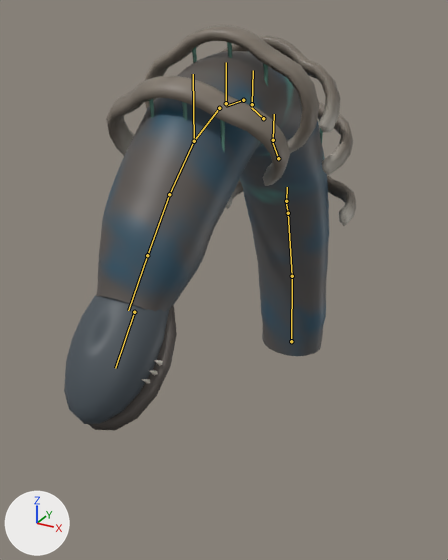
The glTF model assets/creatures/hullgnaw/hullgnaw.glb, before and after one commit.
Rendered twice from a camera (50 mm lens) standing at (2.28, -4.43, 3.04) and looking at (-0.13, -0.05, 0.85). The axes (+X, +Y, +Z) are drawn at lower left. The lights are the same throughout. The picture after the commit comes second. The bones that change, and the others that lie on the model, are drawn over the model as lines.

In view in the first picture: 'hullgnaw'.
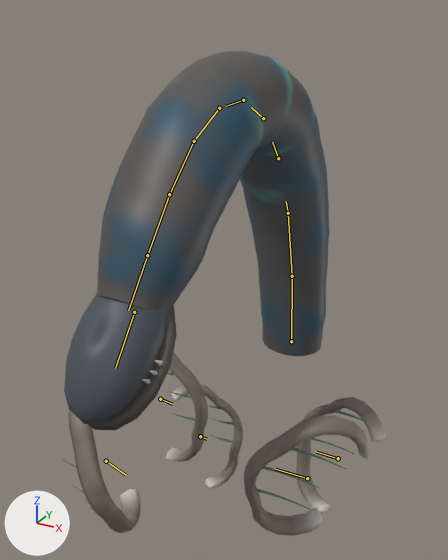
The newer file adds an action. The first version stands in its rest pose; the second is drawn at frame 44 of the action 'phase_break'.

Location of each change, (x1, y1, x2, y2) in pixels of the pictures (448 x 560 px):
'hullgnaw', posed (9% narrower, 6% shorter): before (64, 25, 356, 430); after (64, 51, 329, 430)
'Ribs', now drawn: after (62, 352, 386, 536)
bone 'rib4', root to tip: before (194, 141) to (193, 74); after (106, 461) to (126, 475)
bone 'rib3', root to tip: before (226, 103) to (226, 62); after (307, 478) to (275, 469)
bone 'rib2', root to tip: before (252, 104) to (253, 70); after (160, 399) to (172, 404)
bone 'rib1', root to tip: before (273, 140) to (274, 114); after (338, 458) to (316, 452)
bone 'rib0', root to tip: before (286, 201) to (287, 187); after (200, 436) to (207, 439)

The edits, one by one:
Bone 'rib4' (bone_rib4) moves from (0.0, 0.0, 0.0) to (-0.9, -3.0, 0.2).
Bone 'rib4' (bone_rib4) turns from (0, 0, 0) to (25, 0, -70) degrees about its own x, y and z.
Bone 'rib3' (bone_rib3) moves from (0.0, 0.0, 0.0) to (0.9, -3.0, 0.2).
Bone 'rib3' (bone_rib3) turns from (0, 0, 0) to (25, 0, 70) degrees about its own x, y and z.
Bone 'rib2' (bone_rib2) moves from (0.0, 0.0, 0.0) to (-0.9, -3.0, 0.2).
Bone 'rib2' (bone_rib2) turns from (0, 0, 0) to (25, 0, -70) degrees about its own x, y and z.
Bone 'rib1' (bone_rib1) moves from (0.0, 0.0, 0.0) to (0.9, -3.0, 0.2).
Bone 'rib1' (bone_rib1) turns from (0, 0, 0) to (25, 0, 70) degrees about its own x, y and z.
Bone 'rib0' (bone_rib0) moves from (0.0, 0.0, 0.0) to (-0.9, -3.0, 0.2).
Bone 'rib0' (bone_rib0) turns from (0, 0, 0) to (25, 0, -70) degrees about its own x, y and z.
